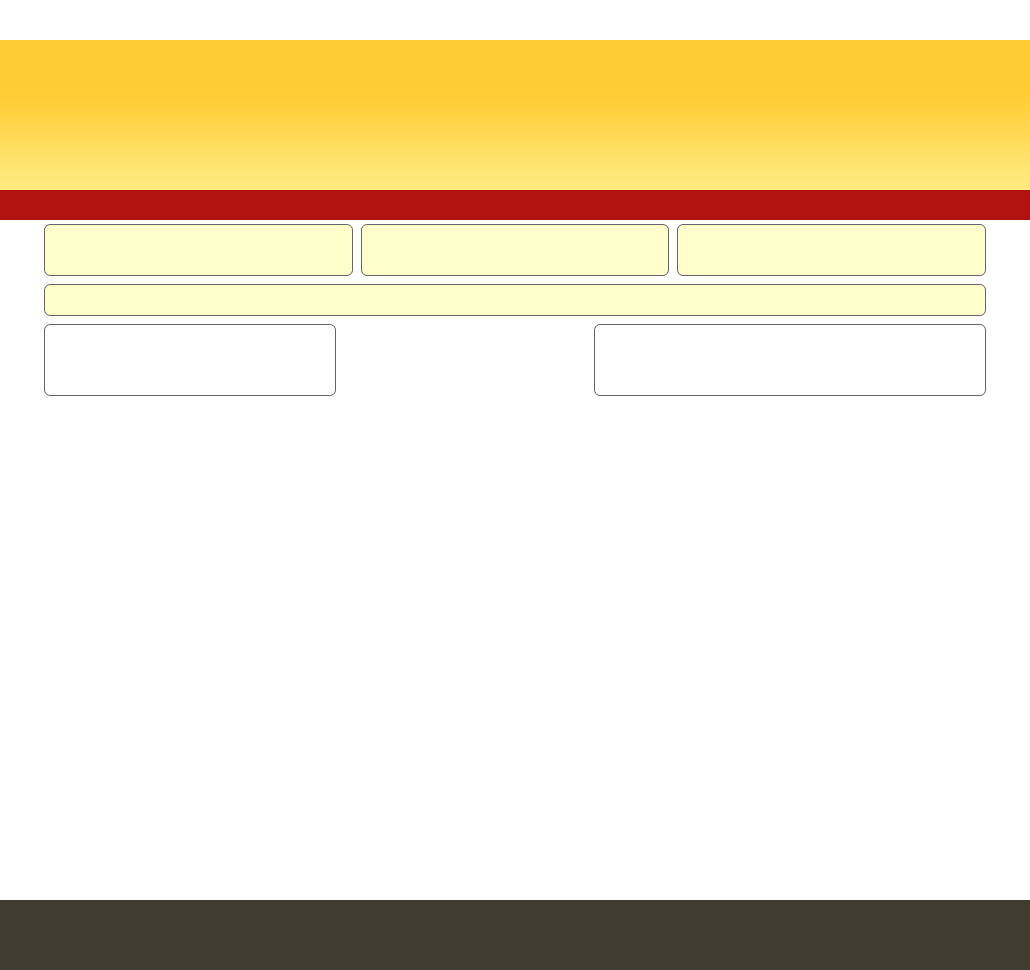
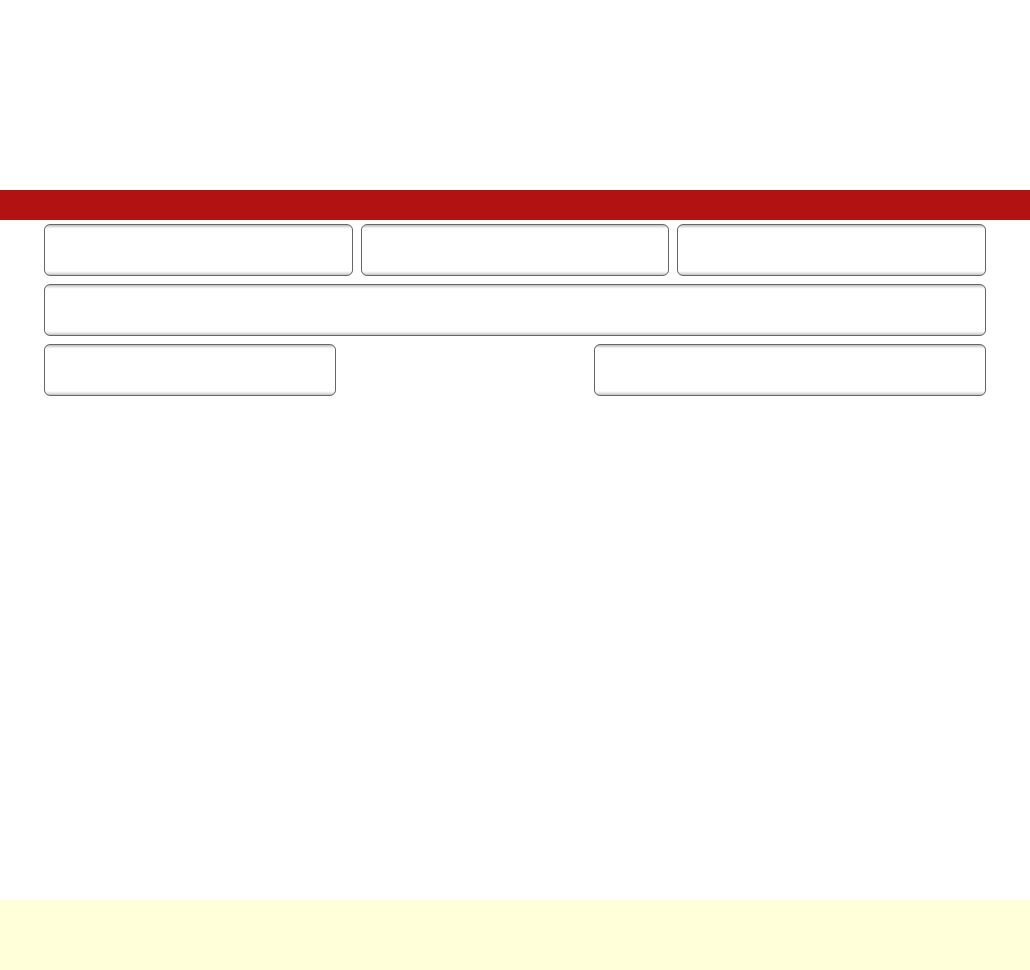
Revision of a layered 1030 × 970 image; what changed, layer by layer:
removed layer "header" over [0, 40, 1030, 190]
removed layer "header / footer widgets" over [45, 225, 985, 315]
painted on "sidebars" over [45, 325, 985, 395]
added layer "header widgets" above "header boxes" over [45, 285, 985, 335]
added layer "header boxes" above "Background" over [45, 225, 985, 275]
